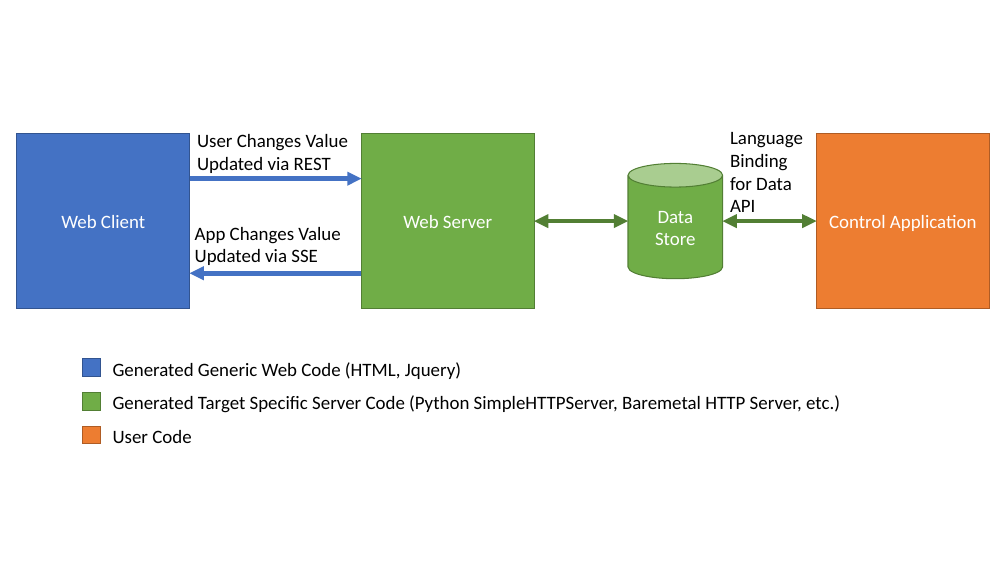
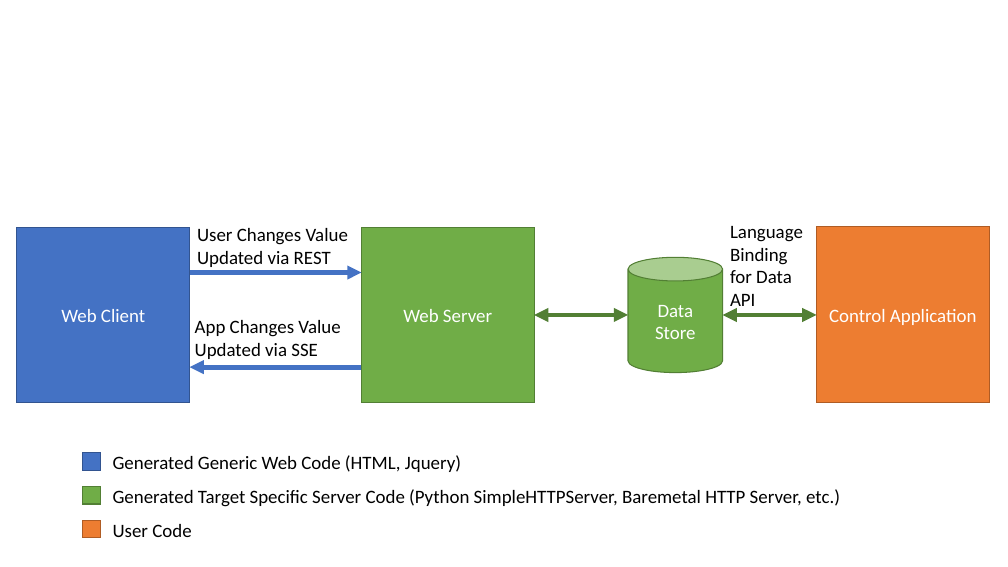
Before and after one commit to LumineerLabs/Puppeteer, a slide deck: slide 1 of mdsrc/Architecture.pptx. Drawn at 1008x567 pixels with LibreOffice and Linux fonts; fonts in the diff are those of the drawing. Boxes give left, top, right and bottom in pixels: in the first picture for what was removed or moved away, otherwise in the second. Text is boxed around its words. In the diff, an @@ line names an element or a change of style, - is before the commit and + after.

```diff
--- a/mdsrc/Architecture.pptx
+++ b/mdsrc/Architecture.pptx
@@ 6 rectangles, 6 texts, 2 arrows, 2 double arrows, 1 cylinder: place and size @@
-6 rectangles, 6 texts, 2 arrows, 2 double arrows, 1 cylinder at bbox=[17, 132, 989, 444]
+6 rectangles, 6 texts, 2 arrows, 2 double arrows, 1 cylinder at bbox=[17, 226, 989, 538]
```
Also in this commit, not shown: 1 slide added.
